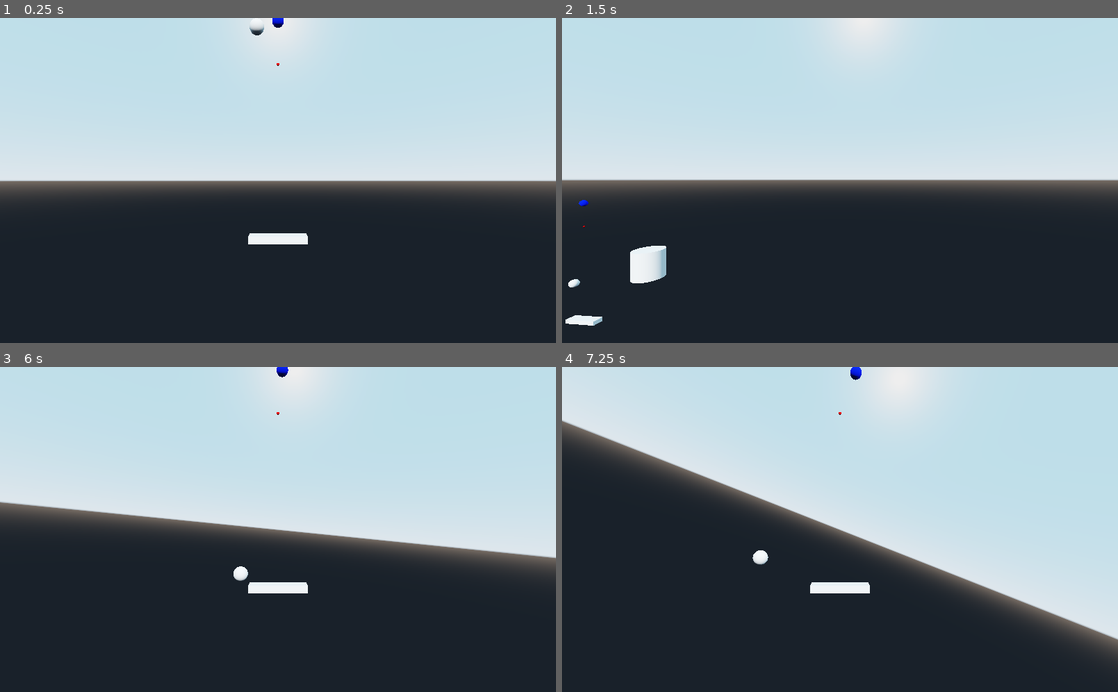
Above: before the commit, frames 1-4 (two rows, left to right).
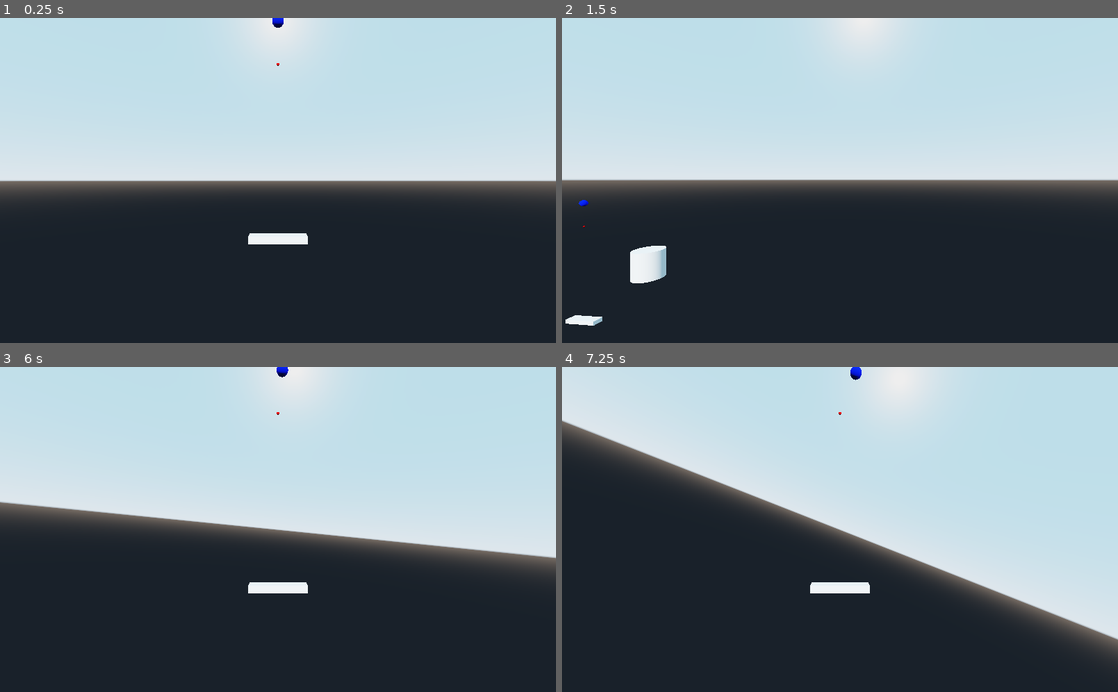
Above: after the commit, the same moments.

Repository: teratron/treaker
Game: Godot game, scene res://src/main/Main.tscn
The game is run twice, just before and just after one commit, with the same random seed, the same clock (stepped at 60 frames per second) and the same inputs.
Inputs (mouse positions are in pixels of both pictures, inside the frame that each line leads up to):
- Up to frame 1 (0.25 s): no input
- Up to frame 2 (1.5 s): tap Enter at 0.5 s; move the mouse to (867, 180) at 0.52 s; press the mouse at (867, 180) at 0.53 s; hold W (move_forward) from 0.53 s (still down); move the mouse to (812, 180) at 1.27 s; release the mouse at (812, 180) at 1.28 s; tap C (toggle_camera) at 1.35 s
- Up to frame 3 (6 s): move the mouse to (289, 523) at 2.02 s; tap Alt (use_ability) at 2.1, 4.35 s; tap Space (move_up) at 2.75, 4.25, 5.75 s; move the mouse to (272, 536) at 2.77 s; click (272, 536) at 2.85 s; tap Enter at 3.5, 5 s; move the mouse to (316, 532) at 3.52 s; hold C (toggle_camera) 3.53-4.28 s; move the mouse to (233, 526) at 4.27 s; move the mouse to (283, 529) at 5.02 s; press the mouse at (283, 529) at 5.03 s; move the mouse to (255, 523) at 5.77 s; release W (move_forward) at 5.78 s; release the mouse at (255, 523) at 5.78 s; hold D (move_right) from 5.78 s (still down); tap C (toggle_camera) at 5.85 s
- Up to frame 4 (7.25 s): move the mouse to (867, 529) at 6.52 s; release D (move_right) at 6.53 s; hold W (move_forward) from 6.53 s (still down); tap Alt (use_ability) at 6.6 s

The runs differ from the first frame. In frame 1, less than 0.1% of the frame differs, in the area x 44-48%, y 2-6%; in frame 2, less than 0.1%; in frame 3, less than 0.1%; in frame 4, 0.1%, in the area x 34-38%, y 56-61%.
Error after the commit: Parse Error: The member "position" already exists in a parent class. (res://src/player/Ball.gd:8)

Commit message:
Player ball

Diff:
--- a/app/src/player/Ball.gd
+++ b/app/src/player/Ball.gd
@@ -1,19 +1,25 @@
 extends MeshInstance
 
 
-#const DEFAULT_SPEED = 100
-#
-#var _speed = DEFAULT_SPEED
-#var direction = Vector3.UP
-#
+const DEFAULT_SPEED = 10
+
+var _speed = DEFAULT_SPEED
+var direction = Vector3.UP
+var position = Transform()
+
 #onready var _initial_pos = position
-#
-#
-#func _process(delta):
-#	_speed += delta * 2
-#	position += _speed * delta * direction
-#
-#
+
+func _ready():
+	pass
+
+func _physics_process(delta):
+	_speed += delta * 2
+	transform.origin = Vector3(-_speed, -_speed, 0) * direction
+	#prints(Vector3(-_speed, -_speed, 0), transform.origin)
+	#position += _speed * delta * direction
+	#transform = position.translated(Vector3(0, 1, 0))
+
+
 #func reset():
 #	direction = Vector3.UP
 #	position = _initial_pos
--- a/app/src/player/Player.gd
+++ b/app/src/player/Player.gd
@@ -1,34 +1,31 @@
 extends Spatial
 
 
-var velocity  = Vector3()
-#var actionMap = ActionMap.new()
+#var velocity  := Vector3()
+var angular_velocity: float = 0.5
+var radius_paddle:    float = 12
+var radius_camera:    float = 8
+var distance_camera:  float = 16
+var is_center_look:   bool  = false
 
-
-var angularVelocity: float = 0.5
-var radiusPaddle:    float = 12
-var radiusCamera:    float = 8
-var distanceCamera:  float = 16
-var isCenterLook:    bool  = false
-
-onready var rotor  = $Rotor
-onready var paddle = $"Rotor/Paddle"
-onready var camera = $"Rotor/Camera"
+onready var rotor  := $Rotor
+onready var paddle := $Rotor/Paddle
+onready var camera := $Rotor/Camera
 
 
 #func _init():
-#	Global.actionMap.addActionMapList(actionList)
+#	pass
 
 
 func _ready():
-	paddle.transform.origin = Vector3(0, -radiusPaddle, 0)
-	camera.transform.origin = Vector3(0, -radiusCamera, distanceCamera)
+	paddle.transform.origin = Vector3(0, -radius_paddle, 0)
+	camera.transform.origin = Vector3(0, -radius_camera, distance_camera)
 	pass
 
 
-func _physics_process(_delta):
-	#transform = transform.orthonormalized()
-	pass
+#func _physics_process(_delta):
+#	transform = transform.orthonormalized()
+#	pass
 
 
 func _process(delta):
@@ -36,17 +33,10 @@
 		var motion = Vector3(Input.get_action_strength("move_right") - Input.get_action_strength("move_left"), 0, 0)
 
 		if motion != Vector3.ZERO:
-			#prints(motion, motion.normalized())
+			#rotor.global_rotate(Vector3(0, 0, 1), delta * motion.x)
+			#rotor.transform.basis *= Basis(Vector3(0, 0, 1), angular_velocity * delta)
+			rotor.transform.basis = rotor.transform.basis.rotated(Vector3(0, 0, 1), angular_velocity * delta * motion.x)
+			rotor.transform = rotor.transform.orthonormalized()
 
-			#rotor.transform.basis *= Basis(Vector3(0, 0, 1), angularVelocity * delta)
-			rotor.transform.basis = rotor.transform.basis.rotated(Vector3(0, 0, 1), angularVelocity * delta * motion.x)
-			#rotor.global_rotate(Vector3(0, 0, 1), delta * motion.x)
-
-	#transform.basis = Basis(Vector3(0, 0, 1), MOVE_SPEED * PI*delta) * transform.basis
-	#transform.basis = transform.basis.rotated(Vector3(0, 0, 1), MOVE_SPEED * PI*delta)
-	#rotate(Vector3(1, 0, 0), PI*delta)
-	#rotate_x(PI)
-	#rotate_object_local(Vector3(0, 0, 1), MOVE_SPEED * PI*delta)
-
-	if isCenterLook:
+	if is_center_look:
 		camera.look_at(rotor.transform.origin, Vector3(0, 0, 1))
--- a/app/src/player/Player.tscn
+++ b/app/src/player/Player.tscn
@@ -1,9 +1,8 @@
-[gd_scene load_steps=7 format=2]
+[gd_scene load_steps=6 format=2]
 
 [ext_resource path="res://src/player/Player.gd" type="Script" id=1]
 [ext_resource path="res://src/player/Paddle.tscn" type="PackedScene" id=2]
 [ext_resource path="res://src/player/Ball.tscn" type="PackedScene" id=3]
-[ext_resource path="res://src/player/BallTest.tscn" type="PackedScene" id=4]
 
 [sub_resource type="SpatialMaterial" id=2]
 albedo_color = Color( 1, 0, 0, 1 )
@@ -33,6 +32,3 @@
 [node name="Center" type="MeshInstance" parent="."]
 mesh = SubResource( 1 )
 material/0 = null
-
-[node name="BallTest" parent="." instance=ExtResource( 4 )]
-transform = Transform( 0.5, 0, 0, 0, 0.5, 0, 0, 0, 0.5, -1.45746, 2.8322, 0 )
Not shown: 2 places in app/src/player/Ball.tscn that only renumber resources
Not shown, changed: docs/README.md
